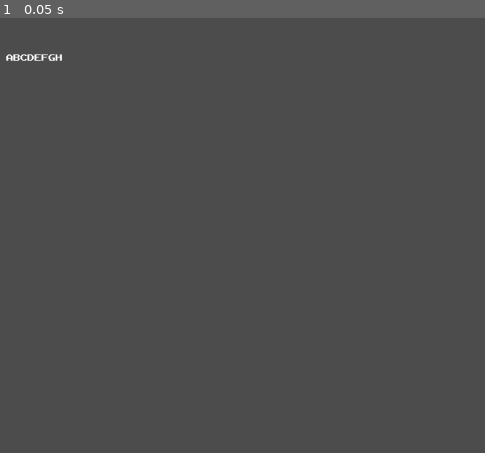
Above: before the commit, frame 1.
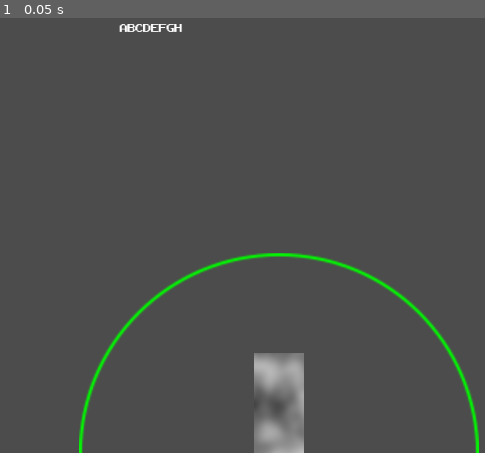
Above: after the commit, the same moment.

Repository: Rumari/GGJ-2021
Game: Godot game, scene res://levels/memory/memory.tscn
The game is run twice, just before and just after one commit, with the same random seed, the same clock (stepped at 60 frames per second) and the same inputs. The project has no main scene, so this scene is started directly.
Inputs:
- Up to frame 1 (0.05 s): no input

The runs differ from the first frame. In frame 1, 3.8% of the frame differs, in the area x 1-99%, y 1-100%.

Commit message:
Added player + shield

Diff:
--- /dev/null
+++ b/levels/memory/memory.gd
@@ -0,0 +1,9 @@
+extends Node2D
+
+func _ready():
+	$Player.position.x = get_viewport_rect().size.x / 2
+	$Player.position.y = get_viewport_rect().size.y - $Player.get_rect().size.y / 2
+
+# Called every frame. 'delta' is the elapsed time since the previous frame.
+#func _process(delta):
+#	pass
--- a/levels/memory/memory.tscn
+++ b/levels/memory/memory.tscn
@@ -1,9 +1,14 @@
-[gd_scene load_steps=2 format=2]
+[gd_scene load_steps=4 format=2]
 
 [ext_resource path="res://levels/memory/text_bullet.tscn" type="PackedScene" id=1]
+[ext_resource path="res://levels/memory/player.tscn" type="PackedScene" id=2]
+[ext_resource path="res://levels/memory/memory.gd" type="Script" id=4]
 
-[node name="Memory" type="Node"]
+[node name="Memory" type="Node2D"]
+script = ExtResource( 4 )
+
+[node name="Player" parent="." instance=ExtResource( 2 )]
 
 [node name="TextBullet" parent="." instance=ExtResource( 1 )]
-position = Vector2( 199.011, 93.0834 )
+position = Vector2( 348.093, 55.6257 )
 text = "ABCDEFGH"
--- /dev/null
+++ b/levels/memory/player.gd
@@ -0,0 +1,20 @@
+extends Node2D
+
+signal game_over
+
+export(Array, Texture) var shield_textures
+
+var health
+
+func _ready():
+	health = 3
+	$Shield.texture = shield_textures[health - 1]
+
+func get_rect():
+	return $Sprite.get_rect()
+
+func damage():
+	health -= 1
+	if health == 0:
+		emit_signal("game_over")
+	$Shield.texture = shield_textures[health - 1]
--- /dev/null
+++ b/levels/memory/player.tscn
@@ -0,0 +1,25 @@
+[gd_scene load_steps=7 format=2]
+
+[ext_resource path="res://levels/memory/player.gd" type="Script" id=1]
+[ext_resource path="res://levels/memory/shield_high.png" type="Texture" id=2]
+[ext_resource path="res://levels/memory/shield_low.png" type="Texture" id=3]
+[ext_resource path="res://levels/memory/shield_medium.png" type="Texture" id=4]
+
+[sub_resource type="OpenSimplexNoise" id=1]
+
+[sub_resource type="NoiseTexture" id=2]
+width = 64
+height = 128
+noise = SubResource( 1 )
+
+[node name="Player" type="Node2D"]
+script = ExtResource( 1 )
+shield_textures = [ ExtResource( 3 ), ExtResource( 4 ), ExtResource( 2 ) ]
+
+[node name="Sprite" type="Sprite" parent="."]
+texture = SubResource( 2 )
+
+[node name="Shield" type="Sprite" parent="."]
+scale = Vector2( 2, 2 )
+texture = ExtResource( 2 )
+offset = Vector2( 0, 32 )
--- a/levels/memory/text_bullet.gd
+++ b/levels/memory/text_bullet.gd
@@ -3,6 +3,8 @@
 export var text = ""
 var progress = 0
 var original_text
+
+export(Vector3) var velocity;
 
 func _ready():
 	$Text/Begin.text = ""
--- a/levels/memory/text_bullet.tscn
+++ b/levels/memory/text_bullet.tscn
@@ -4,11 +4,11 @@
 [ext_resource path="res://arcadeclassic.ttf" type="DynamicFontData" id=2]
 
 [sub_resource type="DynamicFont" id=1]
-size = 19
+extra_spacing_top = 3
 font_data = ExtResource( 2 )
 
 [sub_resource type="DynamicFont" id=2]
-extra_spacing_top = 3
+size = 19
 font_data = ExtResource( 2 )
 
 [node name="TextBullet" type="Node2D"]
@@ -33,22 +33,21 @@
 }
 
 [node name="Begin" type="Label" parent="Text"]
-margin_left = 30.0
 margin_top = 11.0
-margin_right = 30.0
+margin_right = 54.0
 margin_bottom = 31.0
 custom_fonts/font = SubResource( 1 )
+text = "Sample"
 __meta__ = {
 "_edit_use_anchors_": false
 }
 
 [node name="End" type="Label" parent="Text"]
-margin_left = 31.0
+margin_left = 55.0
 margin_top = 11.0
-margin_right = 85.0
+margin_right = 55.0
 margin_bottom = 31.0
 custom_fonts/font = SubResource( 2 )
-text = "Sample"
 __meta__ = {
 "_edit_use_anchors_": false
 }
--- a/project.godot
+++ b/project.godot
@@ -18,6 +18,11 @@
 config/name="ggj-2021"
 config/icon="res://icon.png"
 
+[display]
+
+window/stretch/mode="viewport"
+window/stretch/aspect="keep"
+
 [rendering]
 
 environment/default_environment="res://default_env.tres"
Binary file added: levels/memory/shield_high.png
Not shown, added: levels/memory/shield_high.png.import
Binary file added: levels/memory/shield_low.png
Not shown, added: levels/memory/shield_low.png.import
Binary file added: levels/memory/shield_medium.png
Not shown, added: levels/memory/shield_medium.png.import
